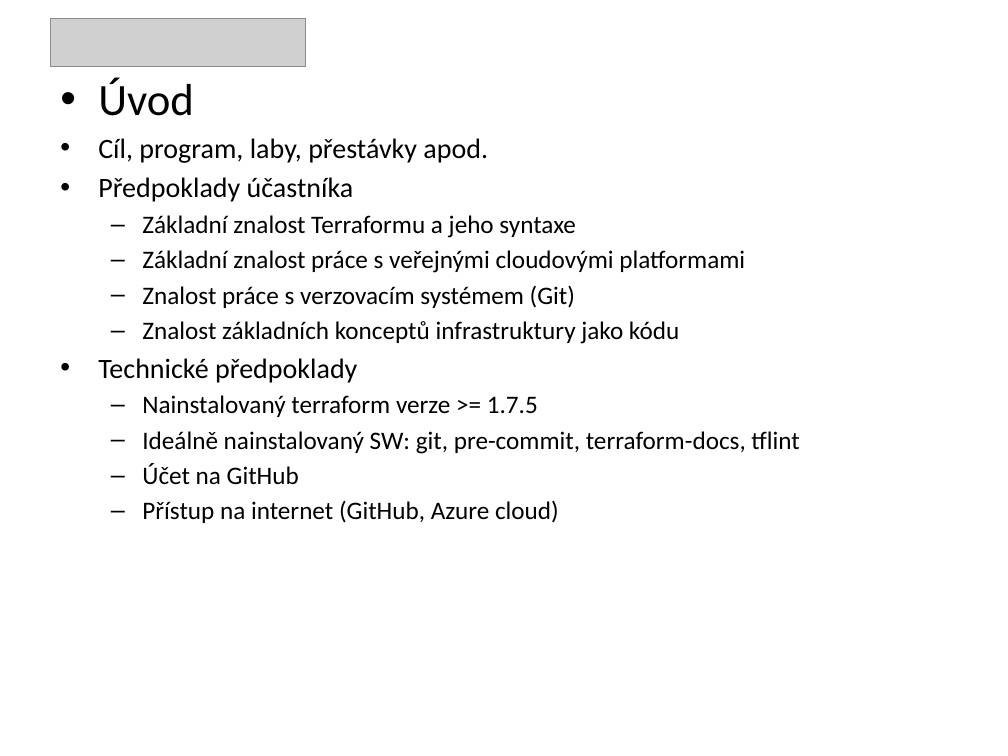
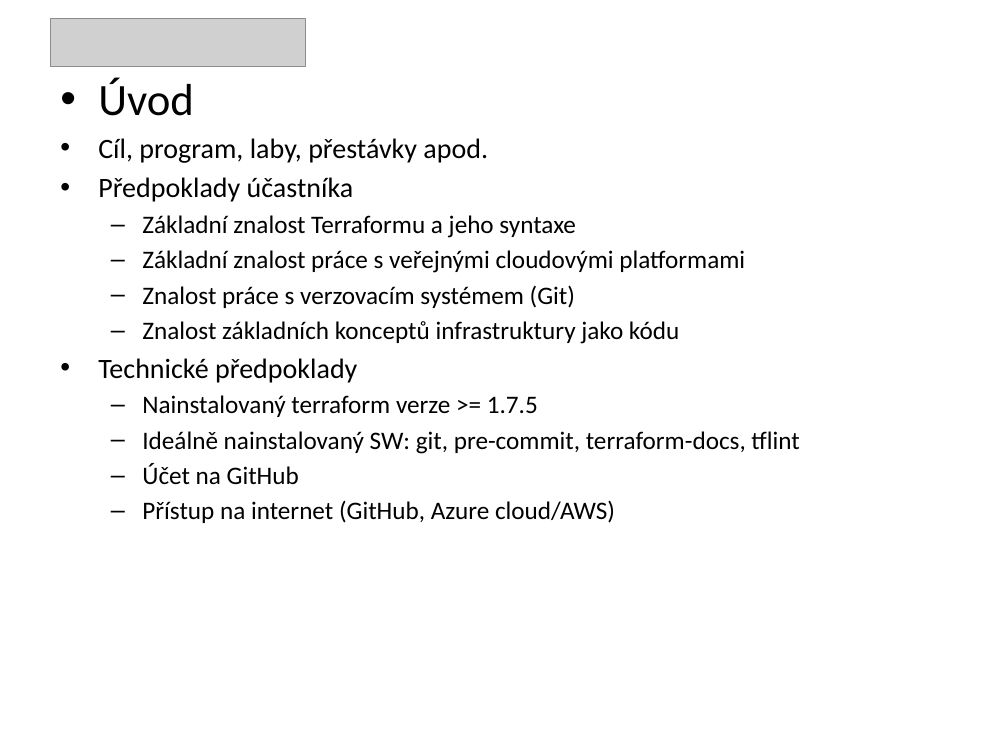
Before and after one commit to puchy/tf-lab, a slide deck: slide 4 of 0-tf.pptx. Drawn at 1008x756 pixels with LibreOffice and Linux fonts; fonts in the diff are those of the drawing; grey boxes stand for pictures. Boxes give left, top, right and bottom in pixels: in the first picture for what was removed or moved away, otherwise in the second. Text is boxed around its words. In the diff, an @@ line names an element or a change of style, - is before the commit and + after.

```diff
--- a/0-tf.pptx
+++ b/0-tf.pptx
@@ text at bbox=[142, 500, 615, 523]: text changed @@
-  – Přístup na internet (GitHub, Azure cloud)
+  – Přístup na internet (GitHub, Azure cloud/AWS)
```
Also in this commit, not shown: 1 other slide changed, 5 other files.
